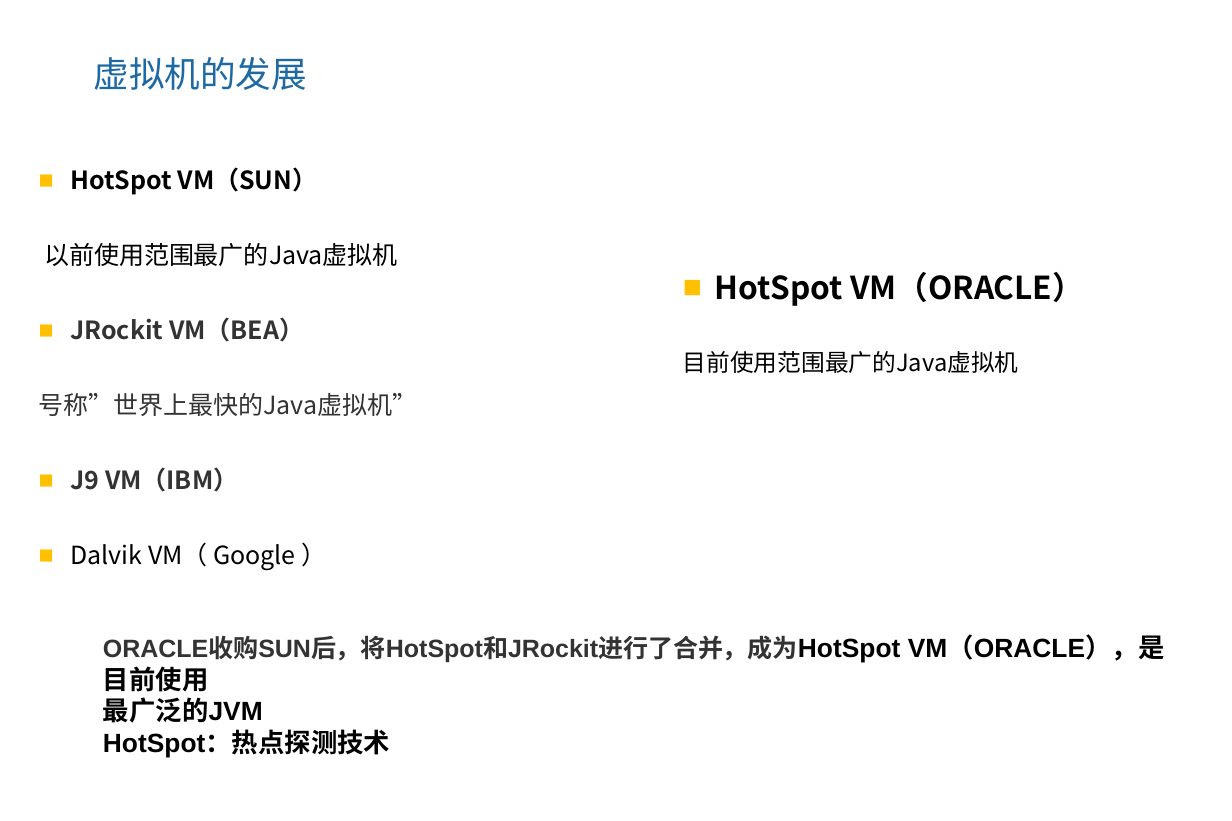
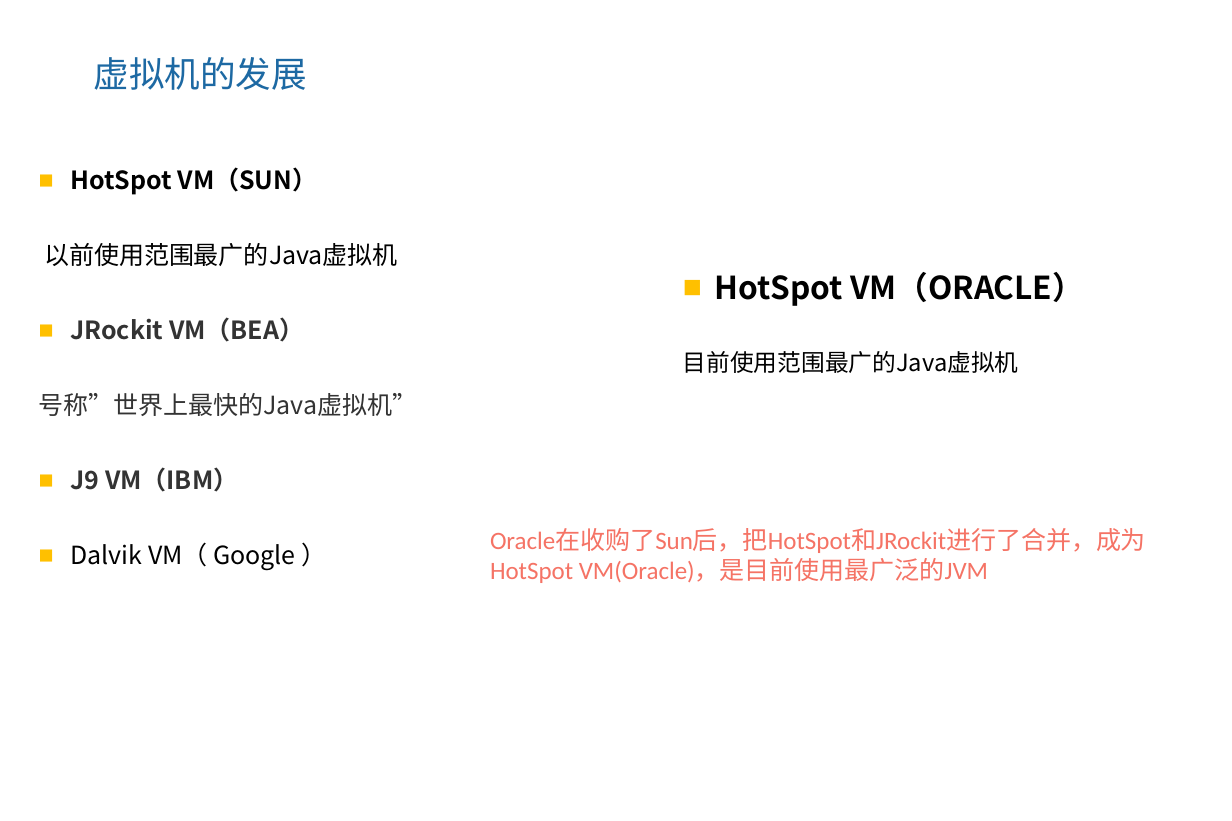
Before and after one commit to ZhangShenao/architect, a slide deck: slide 5 of architect/jvm/1、虚拟机的前世今生，深入理解JVM内存区域.pptx. Drawn at 1232x821 pixels with LibreOffice and Linux fonts; fonts in the diff are those of the drawing; background and template pictures are left out. Boxes give left, top, right and bottom in pixels: in the first picture for what was removed or moved away, otherwise in the second. Text is boxed around its words. In the diff, an @@ line names an element or a change of style, - is before the commit and + after.

```diff
--- a/architect/jvm/1、虚拟机的前世今生，深入理解JVM内存区域.pptx
+++ b/architect/jvm/1、虚拟机的前世今生，深入理解JVM内存区域.pptx
@@ text at [490, 529, 1146, 583]: text changed; size 20 to 19 pt; font Arial to Calibri; text colour #000000 to #F57365; bold off @@
-ORACLE收购SUN后，将HotSpot和JRockit进行了合并，成为HotSpot VM（ORACLE），是目前使用
-最广泛的JVM
-HotSpot：热点探测技术
+Oracle在收购了Sun后，把HotSpot和JRockit进行了合并，成为HotSpot VM(Oracle)，是目前使用最广泛的JVM
```
Also in this commit, not shown: 12 other slides changed, 5 other files.
